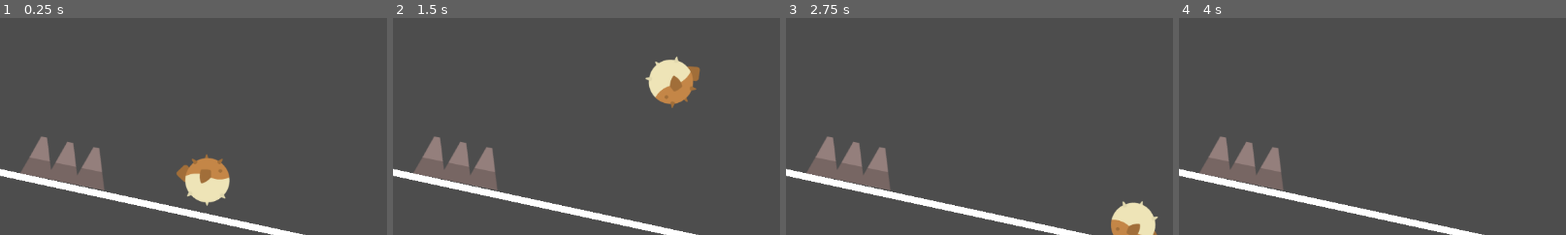
Above: before the commit, frames 1-4 (left to right).
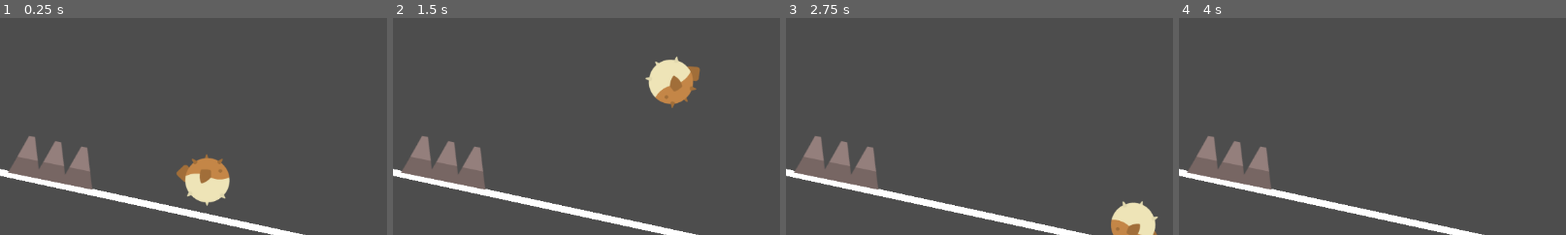
Above: after the commit, the same moments.

Repository: JWizards/GMTK_2024
Game: Godot game, scene res://scenes/game.tscn
Two runs of this game, one before a commit and one after it. Both use one fixed random seed, a clock stepped at 60 frames per second and the inputs below.
Inputs:
- Up to frame 1 (0.25 s): no input
- Up to frame 2 (1.5 s): tap Space (jump) at 0.77 s
- Up to frame 3 (2.75 s): tap Space (jump) at 1.52 s
- Up to frame 4 (4 s): tap Space (jump) at 3.02, 3.77 s
The pictures show only the part of the screen within x 23-73%, y 17-67%; the shares and areas given below are measured in that part.

The runs differ from the first frame. In frame 1, 2.5% of the frame differs, in the area x 2-28%, y 54-80%; in frame 2, 2.5%; in frame 3, 2.5%; in frame 4, 2.5%.

Commit message:
Level One

Diff:
--- /dev/null
+++ b/scenes/LEVEL1.tscn
@@ -0,0 +1,139 @@
+[gd_scene load_steps=5 format=3 uid="uid://fwh2d2k8kji1"]
+
+[ext_resource type="PackedScene" uid="uid://bg8l080p3dvvb" path="res://scenes/player.tscn" id="1_eio8o"]
+[ext_resource type="PackedScene" uid="uid://bjychvf10ps6r" path="res://scenes/spikes.tscn" id="2_3cap4"]
+
+[sub_resource type="WorldBoundaryShape2D" id="WorldBoundaryShape2D_ci3h0"]
+
+[sub_resource type="SegmentShape2D" id="SegmentShape2D_jorcv"]
+a = Vector2(-1, 388)
+
+[node name="RootNode" type="Node2D"]
+position = Vector2(-13, -56)
+
+[node name="Player" parent="." instance=ExtResource("1_eio8o")]
+position = Vector2(347, -175)
+
+[node name="SPIKE1" parent="." instance=ExtResource("2_3cap4")]
+position = Vector2(670, 305)
+rotation = 1.56726
+scale = Vector2(0.86, 1.01)
+
+[node name="SPIKE2" parent="." instance=ExtResource("2_3cap4")]
+position = Vector2(529, 639)
+rotation = 4.71239
+scale = Vector2(0.868598, 0.868602)
+skew = -0.00114048
+
+[node name="WallLeft" type="StaticBody2D" parent="."]
+position = Vector2(248, 387)
+rotation = -4.71239
+
+[node name="Line2D" type="Line2D" parent="WallLeft"]
+position = Vector2(-778, -0.00012207)
+points = PackedVector2Array(0, 0, 1800, 0)
+
+[node name="CollisionShape2D" type="CollisionShape2D" parent="WallLeft"]
+position = Vector2(-2, 0)
+shape = SubResource("WorldBoundaryShape2D_ci3h0")
+one_way_collision_margin = 0.0
+
+[node name="WallRight" type="StaticBody2D" parent="."]
+position = Vector2(937, 638)
+rotation = -1.5708
+
+[node name="Line2D" type="Line2D" parent="WallRight"]
+position = Vector2(-778, -0.00012207)
+points = PackedVector2Array(0, 0, 1800, 0)
+
+[node name="CollisionShape2D" type="CollisionShape2D" parent="WallRight"]
+position = Vector2(-2, 0)
+shape = SubResource("WorldBoundaryShape2D_ci3h0")
+one_way_collision_margin = 0.0
+
+[node name="FLOORING" type="Node2D" parent="."]
+
+[node name="Flooring1_2" type="StaticBody2D" parent="FLOORING"]
+position = Vector2(636, 303)
+scale = Vector2(1, 0.265)
+
+[node name="Line2D" type="Line2D" parent="FLOORING/Flooring1_2"]
+position = Vector2(-1, -172)
+rotation = 1.5708
+points = PackedVector2Array(0, 0, 387, 0.999939)
+
+[node name="CollisionShape2D" type="CollisionShape2D" parent="FLOORING/Flooring1_2"]
+position = Vector2(-1, -176)
+shape = SubResource("SegmentShape2D_jorcv")
+
+[node name="Flooring1_1" type="StaticBody2D" parent="FLOORING"]
+position = Vector2(424, 386)
+rotation = -1.70891
+scale = Vector2(1, 1)
+
+[node name="Line2D" type="Line2D" parent="FLOORING/Flooring1_1"]
+position = Vector2(-1, -172)
+rotation = 1.5708
+points = PackedVector2Array(0, 0, 387, 0.999939)
+
+[node name="CollisionShape2D" type="CollisionShape2D" parent="FLOORING/Flooring1_1"]
+position = Vector2(-1, -176)
+shape = SubResource("SegmentShape2D_jorcv")
+
+[node name="Flooring1_3" type="StaticBody2D" parent="FLOORING"]
+position = Vector2(418, 193)
+rotation = -1.31428
+scale = Vector2(1, 1.06)
+
+[node name="Line2D" type="Line2D" parent="FLOORING/Flooring1_3"]
+position = Vector2(-1, -172)
+rotation = 1.5708
+points = PackedVector2Array(0, 0, 387, 0.999939)
+
+[node name="CollisionShape2D" type="CollisionShape2D" parent="FLOORING/Flooring1_3"]
+position = Vector2(-1, -176)
+shape = SubResource("SegmentShape2D_jorcv")
+
+[node name="Flooring2_2" type="StaticBody2D" parent="FLOORING"]
+position = Vector2(555, 645)
+rotation = -3.1378
+scale = Vector2(1, 0.248)
+
+[node name="Line2D" type="Line2D" parent="FLOORING/Flooring2_2"]
+position = Vector2(-1, -172)
+rotation = 1.5708
+points = PackedVector2Array(0, 0, 387, 0.999939)
+
+[node name="CollisionShape2D" type="CollisionShape2D" parent="FLOORING/Flooring2_2"]
+position = Vector2(-1, -176)
+shape = SubResource("SegmentShape2D_jorcv")
+
+[node name="Flooring2_1" type="StaticBody2D" parent="FLOORING"]
+position = Vector2(763, 546)
+rotation = 1.38057
+scale = Vector2(1.05889, 1.00117)
+skew = -0.0158997
+
+[node name="Line2D" type="Line2D" parent="FLOORING/Flooring2_1"]
+position = Vector2(-1, -172)
+rotation = 1.5708
+points = PackedVector2Array(0, 0, 387, 0.999939)
+
+[node name="CollisionShape2D" type="CollisionShape2D" parent="FLOORING/Flooring2_1"]
+position = Vector2(-1, -176)
+shape = SubResource("SegmentShape2D_jorcv")
+
+[node name="Flooring2_3" type="StaticBody2D" parent="FLOORING"]
+position = Vector2(772, 752)
+rotation = 1.80661
+scale = Vector2(1.05624, 1.06421)
+skew = 0.0286074
+
+[node name="Line2D" type="Line2D" parent="FLOORING/Flooring2_3"]
+position = Vector2(-1, -172)
+rotation = 1.5708
+points = PackedVector2Array(0, 0, 387, 0.999939)
+
+[node name="CollisionShape2D" type="CollisionShape2D" parent="FLOORING/Flooring2_3"]
+position = Vector2(-1, -176)
+shape = SubResource("SegmentShape2D_jorcv")
--- a/scenes/game.tscn
+++ b/scenes/game.tscn
@@ -39,5 +39,5 @@
 [node name="Player" parent="." instance=ExtResource("1_r30et")]
 
 [node name="Spikes" parent="." instance=ExtResource("2_3jpav")]
-position = Vector2(-209, -1.99998)
+position = Vector2(-227, -2.99999)
 rotation = 0.201188
